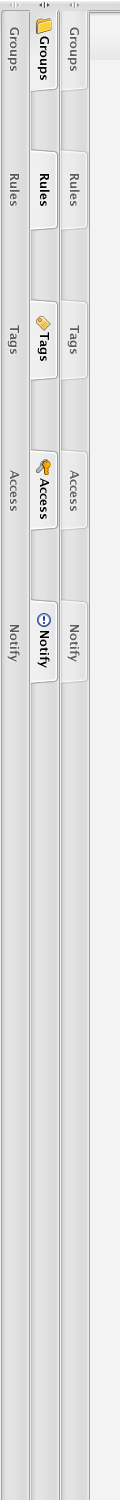
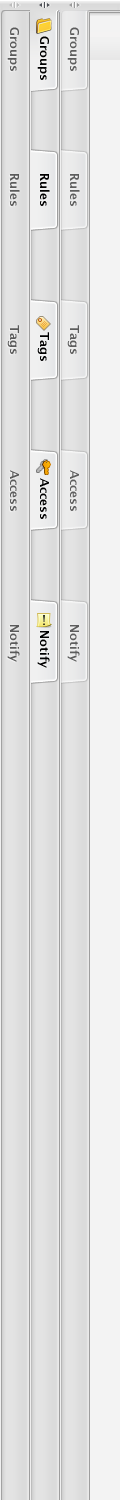
The second 120 × 1500 image is a revision of the first. Changes to its layers:
added layer "Shape 1 copy 2" (1st of 2, in "Selected" › "words copy") in group "words copy" over [left=36, top=613, right=52, bottom=628]
hid "Layer 19" over [left=37, top=613, right=51, bottom=627]
